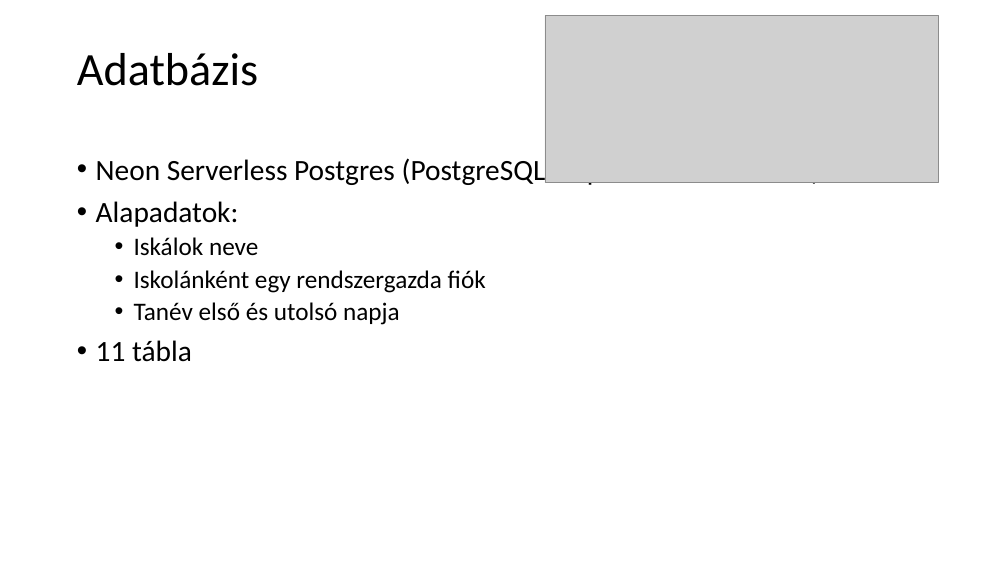
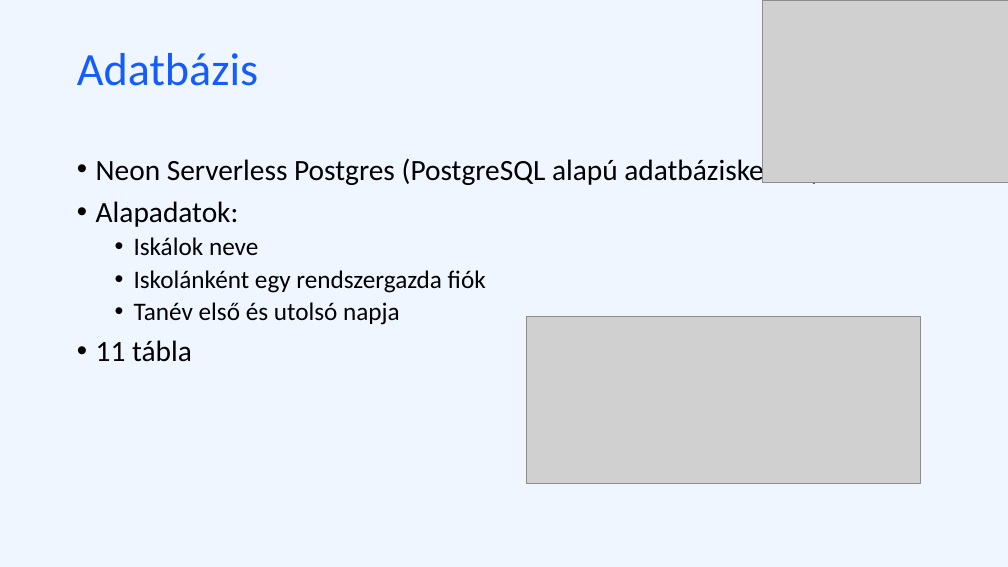
Before and after one commit to nagygabor123/vizsgaremek, a slide deck: slide 8 of Dokumentacio/Eloadas.pptx. Drawn at 1008x567 pixels with LibreOffice and Linux fonts; fonts in the diff are those of the drawing; grey boxes stand for pictures. Boxes give left, top, right and bottom in pixels: in the first picture for what was removed or moved away, otherwise in the second. Text is boxed around its words. In the diff, an @@ line names an element or a change of style, - is before the commit and + after.

```diff
--- a/Dokumentacio/Eloadas.pptx
+++ b/Dokumentacio/Eloadas.pptx
@@ background #FFFFFF to #EFF6FF @@
@@ title "Adatbázis" at [77, 53, 258, 86]: text colour #000000 to #145CFC @@
@@ picture added at [762, 0, 1008, 182] @@
@@ picture: place and size @@
-picture at [545, 16, 939, 183]
+picture at [527, 316, 921, 483]
```
Also in this commit, not shown: 7 other slides changed, 2 slides added, 2 slides removed.
